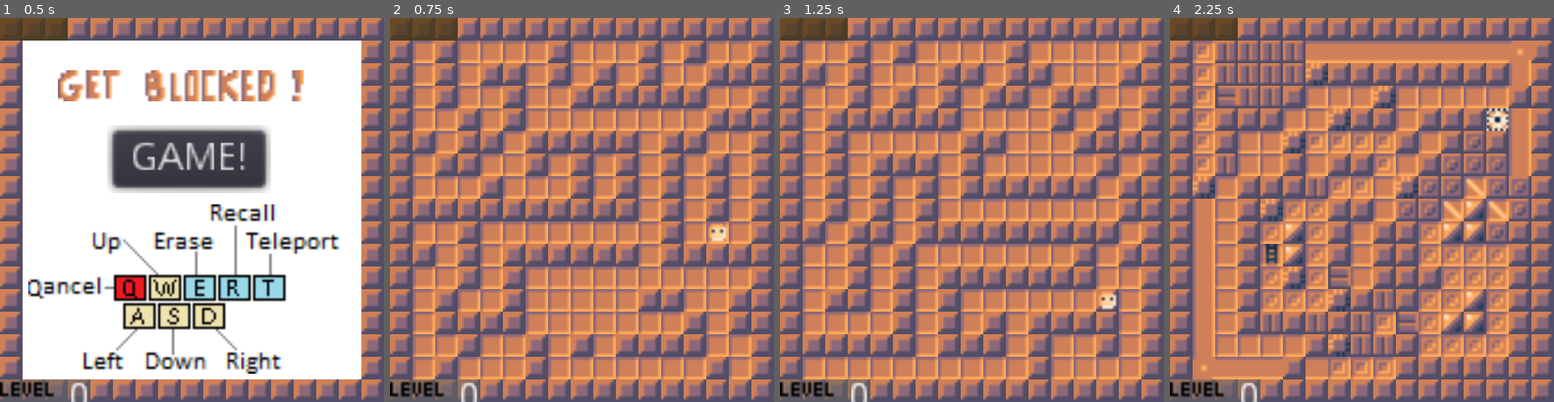
Above: before the commit, frames 1-4 (left to right).
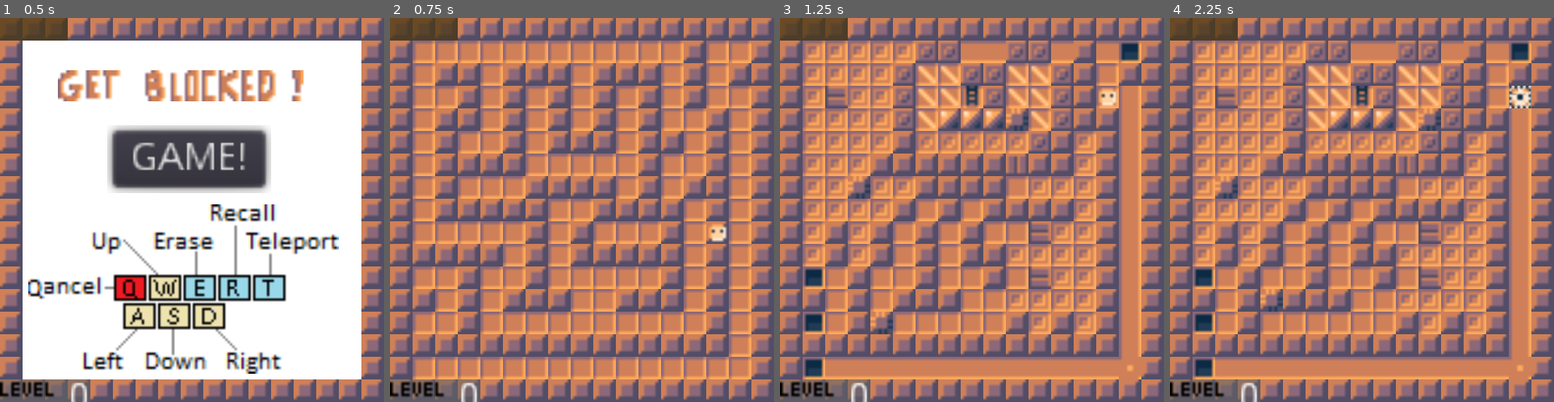
Above: after the commit, the same moments.

Repository: Gellelao/CA_Roguelike
Game: Godot game, scene res://Scenes/Game.tscn
Same seed, same stepped clock (60 frames per second), same inputs: the game is played once before the commit and once after it.
Inputs:
- Up to frame 1 (0.5 s): no input
- Up to frame 2 (0.75 s): click "GAME!" at 0.5 s
- Up to frame 3 (1.25 s): no input
- Up to frame 4 (2.25 s): hold D (Right) 1.28-2.03 s; tap E (Cast_Destroy) at 1.35 s; hold S (Down) from 2.03 s (still down); tap R (Cast_Summon) at 2.1 s

Frame 1 is identical in both runs. In frame 2, 28% of the frame differs, in the area x 5-95%, y 5-95%; in frame 3, 39%; in frame 4, 44%.

Commit message:
Minor level gen improvements

Diff:
--- a/Scenes/DeathSplash.tscn
+++ b/Scenes/DeathSplash.tscn
@@ -5,7 +5,7 @@
 spread = 180.0
 gravity = Vector3( 0, 10, 0 )
 initial_velocity = 79.21
-initial_velocity_random = 0.11
+initial_velocity_random = 1.0
 orbit_velocity = 0.0
 orbit_velocity_random = 0.0
 
--- a/Scripts/Game.gd
+++ b/Scripts/Game.gd
@@ -3,7 +3,7 @@
 #CA Stuff
 const NUMBER_OF_ORIGINS = 4
 const ITERATIONS_PER_LEVEL = [30, 20, 15, 10, 5]
-const GENERATION_WAIT_TIME = 0.01
+const GENERATION_WAIT_TIME = 0.005
 const VON_NEUMANN = [
 	[0,1,0],
 	[1,0,1],
@@ -68,6 +68,18 @@
 					neighbours[iX].append(Cell.new(game, x-1+iX, y-1+iY, Tile.Wall)) # Here we assume that tiles outside the grid are walls
 				else:
 					neighbours[iX].append(game.map[x-1+iX][y-1+iY])
+		return neighbours
+
+	func get_some_neighbours(neighboursToGet):
+		var neighbours = []
+		for iX in range(3):
+			for iY in range(3):
+				if(neighboursToGet[iX][iY] != 1):
+					continue
+				elif(x == 0 and iX == 0 or y == 0 and iY == 0 or x == LEVEL_SIZE-1 and iX == 2 or y == LEVEL_SIZE-1 and iY == 2):
+					continue
+				else:
+					neighbours.append(game.map[x-1+iX][y-1+iY])
 		return neighbours
 
 	# Neighbour notation:
@@ -296,6 +308,7 @@
 func _ready():
 	#set_process(true)
 	OS.set_window_size(Vector2(544, 544))
+	OS.set_window_title("Get Blocked!")
 	randomize()
 	cursor.visible = false;
 	cursor.z_index = 10
@@ -400,7 +413,8 @@
 		var randY = randi() % LEVEL_SIZE
 		if(map[randX][randY].type == Tile.Ladder): continue # We don't want to spawn shifters on ladders in case that shifter can't move and thus obscures the ladder forever
 		if(shifter_at(randX, randY)): continue # Don't spawn a shifter on top of another one
-		shifters.append(Shifter.new(self, randX, randY, randi() % 4))
+		if(map[randX][randY].type in WALKABLES):
+			shifters.append(Shifter.new(self, randX, randY, randi() % 4))
 
 	# Place the player
 	for x in range(LEVEL_SIZE):
@@ -627,6 +641,47 @@
 	match cell.type:
 		Tile.Floor, Tile.HCorridor, Tile.VCorridor, Tile.Crossroads:
 			if(cell.has_only_neighbours([
+				[1,1,1],
+				[1,0,1],
+				[1,0,1]
+			], Tile.Wall)):
+				cell.set_neighbours([
+					[0,1,1],
+					[0,1,1],
+					[0,1,1]
+				], Tile.Backslash)
+
+			# TODO: Convert these next two into using the array flipping helpers
+			if(cell.has_all_neighbours([
+				[1,1,0],
+				[1,0,0],
+				[1,1,0]
+			], Tile.Wall)):
+				if(cell.x == 0 or cell.x == LEVEL_SIZE-1):
+					update_cell(cell.x, cell.y, Tile.Pit)
+				else:
+					cell.set_neighbours([
+					[0,0,0],
+					[1,0,0],
+					[0,0,0]
+				], Tile.Floor2)
+
+			if(cell.has_all_neighbours([
+				[0,1,1],
+				[0,0,1],
+				[0,1,1]
+			], Tile.Wall)):
+				if(cell.x == 0 or cell.x == LEVEL_SIZE-1):
+					update_cell(cell.x, cell.y, Tile.Pit)
+				else:
+					update_cell(cell.x, cell.y, Tile.VDoor)
+				cell.set_neighbours([
+					[0,0,0],
+					[0,0,1],
+					[0,0,0]
+				], Tile.Floor2)
+
+			if(cell.has_only_neighbours([
 				[1,0,1],
 				[1,0,1],
 				[1,1,1]
@@ -638,52 +693,18 @@
 					[0,1,0]
 				], 2, Tile.Faceted)
 
-			if(cell.has_only_neighbours([
-				[1,1,1],
-				[1,0,1],
-				[1,0,1]
-			], Tile.Wall)):
-				cell.set_neighbours([
-					[0,1,0],
-					[1,1,1],
-					[0,0,0]
-				], Tile.Backslash)
-
-			# TODO: Convert these next two into using the array flipping helpers
-			if(cell.has_all_neighbours([
-				[1,1,0],
-				[1,0,0],
-				[1,1,0]
-			], Tile.Wall)):
-				cell.set_neighbours([
-					[0,0,0],
-					[1,0,0],
-					[0,0,0]
-				], Tile.Floor2)
-
-			if(cell.has_all_neighbours([
-				[0,1,1],
-				[0,0,1],
-				[0,1,1]
-			], Tile.Wall)):
-				cell.set_neighbours([
-					[0,0,0],
-					[0,0,1],
-					[0,0,0]
-				], Tile.Floor2)
-
 			if(cell.has_neighbour(VON_NEUMANN, Tile.Floor2)):
 				update_cell(cell.x, cell.y, Tile.Floor2)
 
 			# These next ones are what expand the rooms
+			if(cell.has_neighbour(VON_NEUMANN, Tile.Backslash)):
+				update_cell(cell.x, cell.y, Tile.Pyramid)
+
 			if(cell.has_any_neighbour(Tile.Faceted)):
 				update_cell(cell.x, cell.y, Tile.Floor1)
 
 			if(cell.has_any_neighbour(Tile.Floor1)):
 				update_cell(cell.x, cell.y, Tile.Wall)
-
-			if(cell.has_neighbour(VON_NEUMANN, Tile.Backslash)):
-				update_cell(cell.x, cell.y, Tile.Pyramid)
 
 		Tile.Wall:
 			if(cell.has_any_neighbour(Tile.Faceted)):
@@ -692,12 +713,12 @@
 			if(cell.has_neighbour(VON_NEUMANN, Tile.Backslash)):
 				update_cell(cell.x, cell.y, Tile.Pyramid)
 
-		Tile.Pyramid:
-			var inside = generate_symmetries([[0,1,0],[0,0,0],[0,0,0]])
-			var outside = generate_symmetries([[0,0,0],[0,0,0],[0,1,0]])
-			for i in range(1, 4):
-				if(cell.has_neighbour(inside[i], Tile.Backslash)):
-					cell.set_neighbours(outside[i], Tile.Pyramid)
+#		Tile.Pyramid:
+#			var inside = generate_symmetries([[0,1,0],[0,0,0],[0,0,0]])
+#			var outside = generate_symmetries([[0,0,0],[0,0,0],[0,1,0]])
+#			for i in range(1, 4):
+#				if(cell.has_neighbour(inside[i], Tile.Backslash)):
+#					cell.set_neighbours(outside[i], Tile.Pyramid)
 
 func add_doors(cell:Cell):
 	match cell.type:
@@ -706,15 +727,16 @@
 			var inside = generate_symmetries([[0,0,0],[0,0,0],[0,1,0]])
 			var outside = generate_symmetries([[0,1,0],[0,0,0],[0,0,0]])
 			for i in range(4):
-				if( cell.has_only_neighbours(outside[i], Tile.Floor) &&
-					cell.has_neighbour(inside[i], Tile.Floor1)):
-						update_cell(cell.x, cell.y, Tile.VDoor)
-
-		Tile.Floor2:
-			var rowOfThree = generate_symmetries([[1,1,1],[0,0,0],[0,0,0]])
-			for i in range(4):
-				if(cell.has_all_neighbours(rowOfThree[i], Tile.Floor2)):
-					update_cell(cell.x, cell.y, Tile.VDoor)
+				for type in WALKABLES:
+					if( cell.has_only_neighbours(outside[i], type) &&
+						cell.has_neighbour(inside[i], Tile.Floor1)):
+							update_cell(cell.x, cell.y, Tile.VDoor)
+
+#		Tile.Floor2:
+#			var rowOfThree = generate_symmetries([[1,1,1],[0,0,0],[0,0,0]])
+#			for i in range(4):
+#				if(cell.has_all_neighbours(rowOfThree[i], Tile.Floor2)):
+#					update_cell(cell.x, cell.y, Tile.VDoor)
 
 		Tile.Floor1:
 			if(cell.count_all_neighbours(Tile.Faceted) >= 3 and no_ladders_yet):
@@ -732,7 +754,15 @@
 	match cell.type:
 		Tile.VDoor:
 			var topAndBottom = [[0,1,0],[0,0,0],[0,1,0]]
-			if(cell.has_all_neighbours(topAndBottom, Tile.Wall)):
+			var topAndBottomCells = cell.get_some_neighbours(topAndBottom)
+			for x in topAndBottomCells:
+				print(Tile.keys()[x.type])
+			var allWalls = true;
+			for neighbour in topAndBottomCells:
+				if(neighbour.type in WALKABLES):
+					allWalls = false
+			print(allWalls)
+			if(!allWalls):
 				update_cell(cell.x, cell.y, Tile.HDoor)
 
 func flip_array_v(array):
